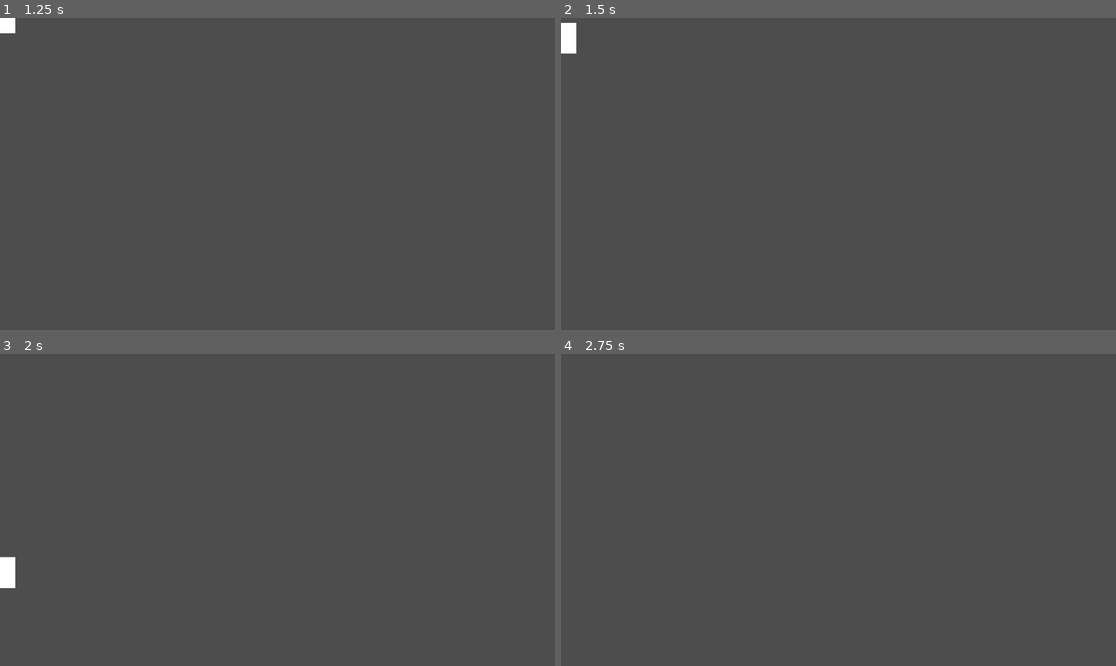
Above: before the commit, frames 1-4 (two rows, left to right).
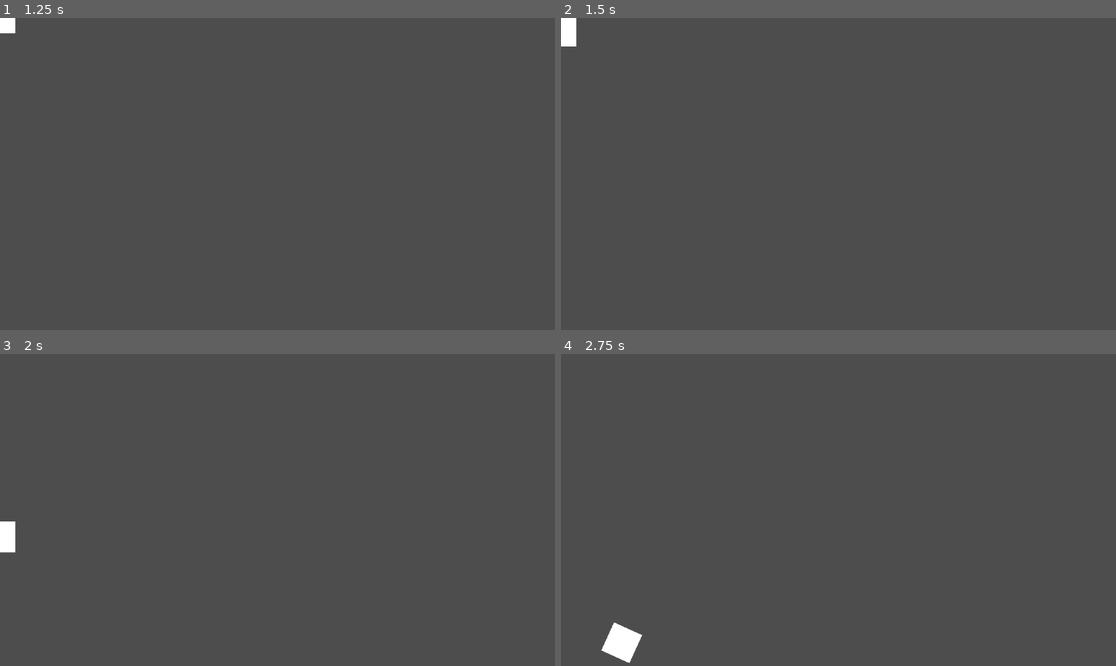
Above: after the commit, the same moments.

Repository: ChrisCee2/20gc4indy500
Game: Godot game, scene res://player.tscn
Same seed, same stepped clock (60 frames per second), same inputs: the game is played once before the commit and once after it.
Inputs:
- Up to frame 1 (1.25 s): tap Enter at 0.5 s; hold D (right) from 0.53 s (still down)
- Up to frame 2 (1.5 s): tap Space at 1.25 s; release D (right) at 1.28 s; hold S (down) from 1.28 s (still down)
- Up to frame 3 (2 s): keep holding S (down)
- Up to frame 4 (2.75 s): release S (down) at 2.03 s; hold D (right) from 2.03 s (still down)

Frame 1 is identical in both runs. In frame 2, 0.1% of the frame differs, in the area x 0-3%, y 0-12%; in frame 3, 0.6%; in frame 4, 0.6%, in the area x 7-15%, y 85-100%.

Commit message:
GC4-1: Linear acceleration for move controller

Diff:
--- a/controllers/move_controller.gd
+++ b/controllers/move_controller.gd
@@ -1,16 +1,17 @@
 class_name MoveController extends Node
 
 @export var rigid_body: RigidBody2D
-@export var max_acceleration: float = 1.0
+@export var max_acceleration: float = 0.8
 @export var torque: float = 5.0
-@export_range(0, 1) var acceleration_speed: float = 0.1 # How fast it accelerates, using lerp weirdly
-@export_range(0, 1) var deceleration_speed: float = 0.1
+@export_range(0, 1) var acceleration_speed: float = 0.05 # How fast it accelerates, using lerp weirdly
+@export_range(0, 1) var deceleration_speed: float = 0.02
 
 var acceleration_multiplier: float = 10000
 var torque_multiplier: float = 10000
 var torque_direction: float = 1
 
 var current_acceleration: float = 0
+
 
 func update(direction: Vector2) -> void:
 	if rigid_body == null:
@@ -34,14 +35,15 @@
 
 
 func get_current_acceleration(direction_y: float) -> float:
-	var desired_acceleration: float = 0.0
-	if direction_y != 0:
-		desired_acceleration = max_acceleration if direction_y > 0 else -max_acceleration
+	if direction_y == 0:
+		if current_acceleration > 0:
+			return max(current_acceleration - deceleration_speed, 0.0)
+		elif current_acceleration < 0:
+			return min(current_acceleration + deceleration_speed, 0.0)
+		return 0.0
+	if direction_y > 0:
+		return min(current_acceleration + acceleration_speed, max_acceleration)
+	elif direction_y < 0:
+		return max(current_acceleration - acceleration_speed, -max_acceleration)
 
-	var lerp_speed: float = deceleration_speed if desired_acceleration == 0.0 else acceleration_speed
-
-	return lerpf(
-		current_acceleration,
-		desired_acceleration,
-		lerp_speed
-	)
+	return 0.0
